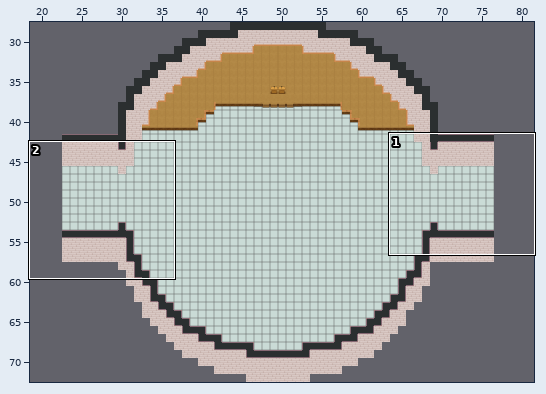
A Tiled map (JSON) gets an edit: maps/rooms/forum.tmj. Above: a wide view before the commit, with the close-up outlined.
Close-up. Before:
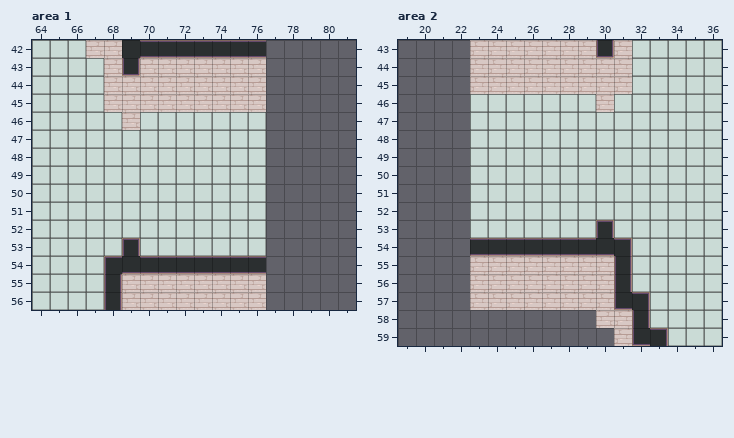
Cells are 32x32 px. Shown: area 1 x 64..81, y 42..56; area 2 x 19..36, y 43..59. The commit also changed other parts of the map, which this record leaves out. The old version is drawn lined up with the new one.
The same view after the edit:
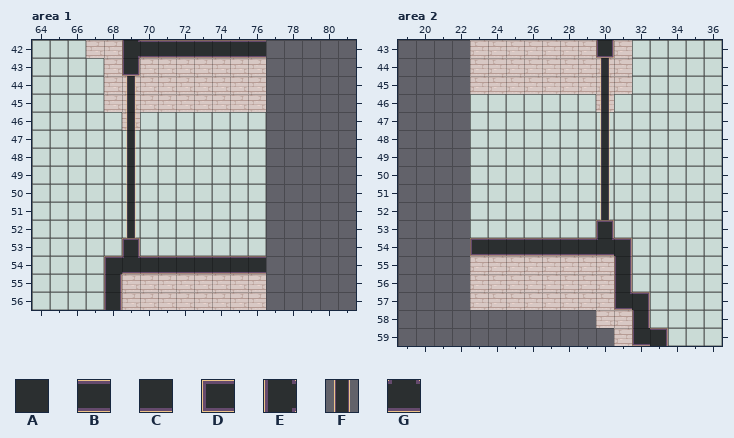
Key: from "Chunk 1": A 2, B 11, C 22, D 33, E 35, F 37, G 39.
_ is an empty cell.
Tiles of an added or newly shown layer are drawn over the layers below it.
What changed:
everything moved by +10,-10 cells (the old picture is shown already moved)
Layer "Wände", area 1:
y 42: x 69 A -> _
y 54: x 69 C -> _
Layer "3D-Effekte-Wand" (added), area 1:
y 42: x 69 _ -> E
y 44..52: x 69 _ -> F
y 54: x 69 _ -> G
Layer "Wände", area 2:
y 54: x 23 B -> _; x 30 C -> _
Layer "3D-Effekte-Wand" (added), area 2:
y 44..52: x 30 _ -> F
y 54: x 23 _ -> D; x 30 _ -> G
